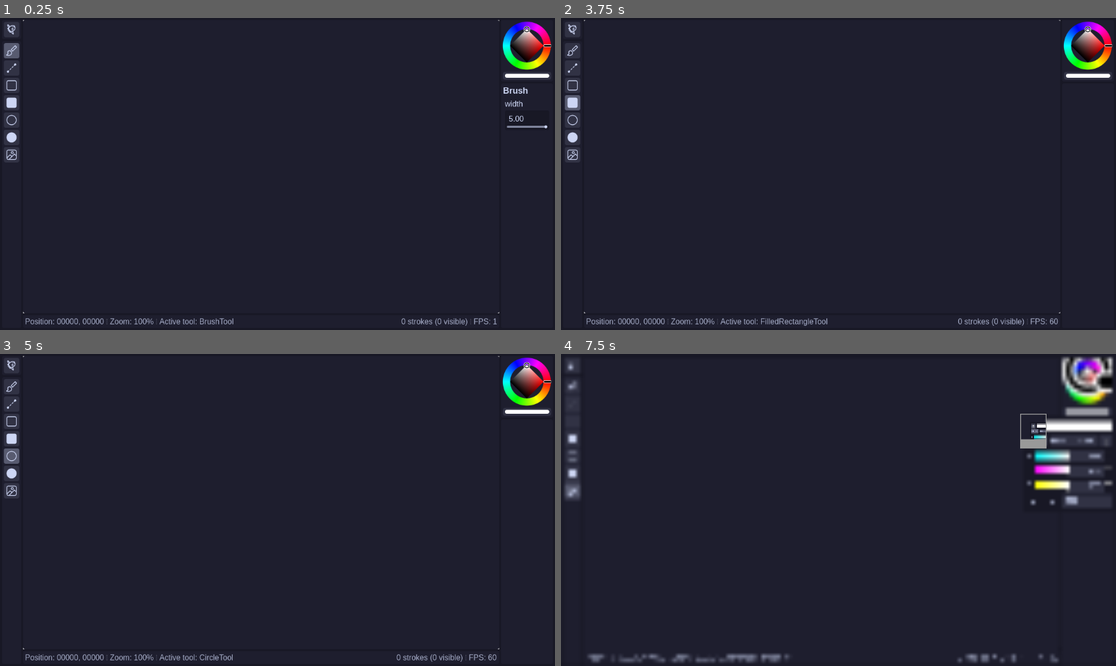
Above: before the commit, frames 1-4 (two rows, left to right).
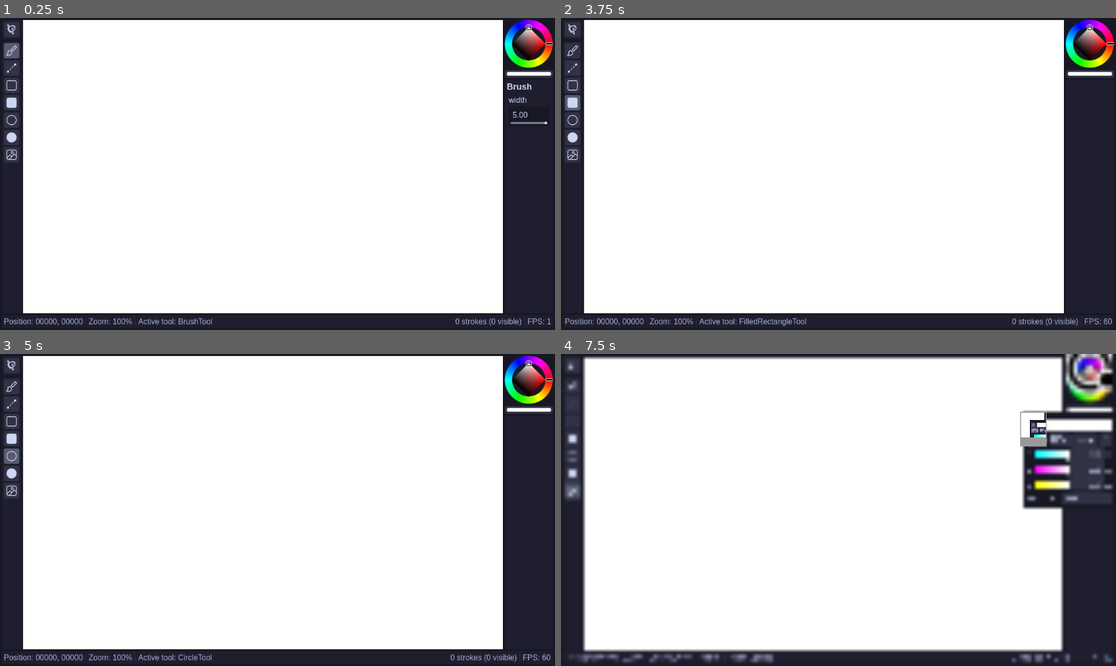
Above: after the commit, the same moments.

Repository: sockeye-d/sunfish
Game: Godot game, scene res://ui/main.tscn
Same seed, same stepped clock (60 frames per second), same inputs: the game is played once before the commit and once after it.
Inputs (mouse positions are in pixels of both pictures, inside the frame that each line leads up to; where the layout moved, square brackets give the same spot in the first picture):
- Up to frame 1 (0.25 s): no input
- Up to frame 2 (3.75 s): click (572, 30) at 0.5 s; click (572, 49) at 1.27 s; click (572, 67) at 2.02 s; click (572, 86) at 2.77 s; click (572, 102) at 3.52 s
- Up to frame 3 (5 s): click (11, 456) at 4.27 s
- Up to frame 4 (7.5 s): click (572, 472) at 5.02 s; click (572, 491) at 5.77 s; click (1088, 410) [1088, 413] at 6.5 s; click (1032, 425) at 7.25 s

The runs differ from the first frame. In frame 1, 83% of the frame differs, in the area x 0-100%, y 0-99%; in frame 2, 83%; in frame 3, 83%; in frame 4, 83%.

Commit message:
working on stuff

Diff:
--- /dev/null
+++ b/android.svg
@@ -0,0 +1,75 @@
+<?xml version="1.0" encoding="UTF-8" standalone="no"?>
+<!-- Created with Inkscape (http://www.inkscape.org/) -->
+
+<svg
+   width="108"
+   height="108"
+   viewBox="0 0 28.575 28.575"
+   version="1.1"
+   id="svg1"
+   xml:space="preserve"
+   sodipodi:docname="sunfish_android.svg"
+   inkscape:version="1.4.2 (ebf0e940d0, 2025-05-08)"
+   xmlns:inkscape="http://www.inkscape.org/namespaces/inkscape"
+   xmlns:sodipodi="http://sodipodi.sourceforge.net/DTD/sodipodi-0.dtd"
+   xmlns="http://www.w3.org/2000/svg"
+   xmlns:svg="http://www.w3.org/2000/svg"><sodipodi:namedview
+     id="namedview1"
+     pagecolor="#505050"
+     bordercolor="#ffffff"
+     borderopacity="1"
+     inkscape:showpageshadow="0"
+     inkscape:pageopacity="0"
+     inkscape:pagecheckerboard="1"
+     inkscape:deskcolor="#505050"
+     inkscape:zoom="7.0901933"
+     inkscape:cx="51.267995"
+     inkscape:cy="50.210196"
+     inkscape:window-width="2560"
+     inkscape:window-height="1404"
+     inkscape:window-x="0"
+     inkscape:window-y="0"
+     inkscape:window-maximized="1"
+     inkscape:current-layer="layer1" /><defs
+     id="defs1"><filter
+       id="selectable_hidder_filter"
+       width="1"
+       height="1"
+       x="0"
+       y="0"
+       style="color-interpolation-filters:sRGB"><feComposite
+         id="boolops_hidder_primitive"
+         result="composite1"
+         operator="arithmetic"
+         in2="SourceGraphic"
+         in="BackgroundImage"
+         k1="0"
+         k2="0"
+         k3="0"
+         k4="0" /></filter></defs><g
+     inkscape:groupmode="layer"
+     id="layer1"
+     inkscape:label="Layer 1"><g
+       id="g1"
+       transform="matrix(5.1973088,0,0,5.1973088,2.5979338,3.0946069)"><path
+         style="fill:none;fill-opacity:1;stroke:#ffffff;stroke-width:0.230289;stroke-linecap:round;stroke-linejoin:round;stroke-dasharray:none;stroke-opacity:1"
+         d="M 1.8209961,1.2194316 C 1.6171769,1.2452887 1.2942322,0.68593221 1.195276,0.68905071 c -0.098956,0.003119 -0.1614891,0.042338 -0.1420749,0.11734393 0.019414,0.075006 0.1888333,0.58898746 0.390108,0.77246356"
+         id="path22" /><path
+         style="fill:none;fill-opacity:1;stroke:#ffffff;stroke-width:0.230289;stroke-linecap:round;stroke-linejoin:round;stroke-dasharray:none;stroke-opacity:1"
+         d="M 3.438559,1.3903311 C 3.5593307,2.0436752 3.0976507,2.4056746 2.9743638,2.4768543 2.851077,2.548034 2.7468825,2.6124219 2.5560526,2.6634183 2.3652237,2.714416 2.2369032,2.7654886 2.1334443,2.8482339 1.9312741,2.7315339 1.3169109,2.2995013 1.4433089,1.5788584 1.6084731,1.5154857 1.7600967,1.3071943 1.8209958,1.2194319 1.9534836,1.1527996 2.411938,0.85391129 2.8551669,0.97511162 2.9642366,1.0049371 3.2477204,1.0313167 3.2477204,1.0313167 L 3.085202,1.3735441 Z"
+         id="path21" /><path
+         style="fill:none;fill-opacity:1;stroke:#ffffff;stroke-width:0.230289;stroke-linecap:round;stroke-linejoin:round;stroke-dasharray:none;stroke-opacity:1"
+         d="M 2.5967957,2.6519511 C 2.7835161,3.1539009 2.9510389,3.5007218 2.9143531,3.5751617 2.8776673,3.6496021 2.8123033,3.6247435 2.7705189,3.5919677 2.7287338,3.5591893 2.4395476,3.3506939 2.2510996,3.0440049 2.1907586,2.94581 2.1334469,2.8482318 2.1334469,2.8482318"
+         id="path23" /><path
+         style="fill:none;fill-opacity:1;stroke:#ffffff;stroke-width:0.230289;stroke-linecap:round;stroke-linejoin:round;stroke-dasharray:none;stroke-opacity:1"
+         d="M 1.3884971,1.6588141 C 0.9307572,1.6378509 1.0403033,2.130398 1.4532293,2.0371217 0.98914334,2.3488473 1.4468146,2.8668957 1.7921871,2.6114193 1.5039345,3.0598922 1.9574484,3.25843 2.1334473,2.8482318"
+         id="path24" /><circle
+         style="fill:#ffffff;fill-opacity:1;stroke:none;stroke-width:0.230289;stroke-linecap:round;stroke-linejoin:round;stroke-dasharray:none;stroke-opacity:1"
+         id="path25"
+         cx="-1.6396576"
+         cy="2.516737"
+         r="0.11514461"
+         transform="matrix(-0.8660254,0.5,0.5,0.8660254,0,0)" /><path
+         style="fill:none;fill-opacity:1;stroke:#ffffff;stroke-width:0.230289;stroke-linecap:round;stroke-linejoin:round;stroke-dasharray:none;stroke-opacity:1"
+         d="m 2.7843308,1.7735765 c -0.1313325,0.047925 -0.2195152,-0.00698 -0.3114162,0.080132 -0.09829,0.093172 -0.087291,0.1998167 -0.02371,0.2881631 0.1096649,0.1523812 0.2578344,-0.013714 0.3815342,-0.1101044"
+         id="path26" /></g></g></svg>
--- a/main_theme.tres
+++ b/main_theme.tres
@@ -163,9 +163,7 @@
 content_margin_top = 1.0
 content_margin_right = 0.0
 content_margin_bottom = 1.0
-bg_color = Color(0.19215687, 0.19607843, 0.26666668, 1)
-border_width_left = 4
-border_width_right = 4
+bg_color = Color(0.15490197, 0.15686275, 0.22352943, 1)
 border_color = Color(1, 1, 1, 0)
 corner_radius_top_left = 1
 corner_radius_top_right = 1
@@ -429,9 +427,7 @@
 content_margin_top = 0.0
 content_margin_right = 1.0
 content_margin_bottom = 0.0
-bg_color = Color(0.19215687, 0.19607843, 0.26666668, 1)
-border_width_top = 4
-border_width_bottom = 4
+bg_color = Color(0.15490197, 0.15686275, 0.22352943, 1)
 border_color = Color(1, 1, 1, 0)
 corner_radius_top_left = 1
 corner_radius_top_right = 1
--- a/plugins/dev/fishies/sunfish/BrushTool.gd
+++ b/plugins/dev/fishies/sunfish/BrushTool.gd
@@ -81,21 +81,21 @@
 			return
 		if points.size() >= 2:
 			var real_points: PackedVector2Array
-			real_points.resize(points.size() * 2)
+			real_points.resize(points.size() * 2 + 2)
 			var real_size: int = 0
 			var last_point: Vector2 = points[0]
 			for i in points.size() - 1:
-				if last_point.distance_squared_to(points[i]) < 16.0 / wb.draw_scale and (i != points.size() - 2 and real_points.size() % 2 == 0) and i != 0:
+				if last_point.distance_to(points[i]) < 4.0 / wb.draw_scale and (i != points.size() - 2 and real_points.size() % 2 == 0) and i != 0:
 					continue
-				real_size += 2
 				wb.draw_circle(last_point, real_width * 0.5, color)
 				real_points[real_size] = last_point
-				real_points[real_size + 1] = points[i + 1]
-				last_point = points[i + 1]
-			if real_points[-1] != points[-1]:
+				real_points[real_size + 1] = points[i]
+				last_point = points[i]
 				real_size += 2
+			if real_points[real_size] != points[-1]:
 				real_points[real_size] = last_point
 				real_points[real_size + 1] = points[-1]
+				real_size += 2
 			real_points.resize(real_size)
 			wb.draw_circle(points[-1], real_width * 0.5, color)
 			wb.draw_multiline(real_points, color, real_width)
--- a/plugins/dev/fishies/sunfish/ImageTool.gd
+++ b/plugins/dev/fishies/sunfish/ImageTool.gd
@@ -120,7 +120,6 @@
 		var el := ImageElement.new()
 		el.rect = data.rect
 		var image_data = data.image_data.decompress(data.image_data_length, FileAccess.COMPRESSION_ZSTD)
-		var new_image := Image.create_from_data(data.image_width, data.image_height, false, data.image_format, image_data)
-		new_image.generate_mipmaps()
+		var new_image := Image.create_from_data(data.image_width, data.image_height, true, data.image_format, image_data)
 		el.image = new_image
 		return el
--- /dev/null
+++ b/plugins/dev/fishies/sunfish/themes/Black.tres
@@ -0,0 +1,24 @@
+[gd_resource type="Resource" script_class="ThemeColors" load_steps=2 format=3 uid="uid://cpv23srtkvujm"]
+
+[ext_resource type="Script" uid="uid://54gqboo3cmcx" path="res://scripts/resources/theme_colors.gd" id="1_cwckk"]
+
+[resource]
+script = ExtResource("1_cwckk")
+background_0 = Color(0.05, 0.05, 0.05, 1)
+background_2 = Color(0.08, 0.08, 0.08, 1)
+surface = Color(0.15, 0.15, 0.15, 1)
+surface_hover = Color(0.2, 0.2, 0.2, 1)
+surface_press = Color(0.25, 0.25, 0.25, 1)
+overlay = Color(0.4, 0.4, 0.4, 1)
+overlay_hover = Color(0.45, 0.45, 0.45, 1)
+overlay_press = Color(0.5, 0.5, 0.5, 1)
+text = Color(1, 1, 1, 1)
+subtext = Color(0.75, 0.75, 0.75, 1)
+accent_0 = Color(0.79607844, 0.6509804, 0.96862745, 1)
+accent_1 = Color(0.5372549, 0.7058824, 0.98039216, 1)
+error = Color(0.9529412, 0.54509807, 0.65882355, 1)
+warning = Color(0.9764706, 0.8862745, 0.6862745, 1)
+success = Color(0.6509804, 0.8901961, 0.6313726, 1)
+id = "dev.fishies.sunfish.themes.Black"
+name = "Black"
+metadata/_custom_type_script = "uid://54gqboo3cmcx"
--- a/project.godot
+++ b/project.godot
@@ -18,10 +18,9 @@
 run/low_processor_mode=true
 boot_splash/fullsize=false
 boot_splash/image="uid://d0ovrms2e78nv"
-config/icon="uid://d0ovrms2e78nv"
+config/icon="uid://dnclcms20swyj"
 config/macos_native_icon="res://sunfish.icns"
 config/windows_native_icon="res://sunfish.ico"
-config/icon.android="uid://1iolvcrehtuo"
 boot_splash/image.android="uid://cpaseabjoyjv3"
 
 [autoload]
@@ -37,8 +36,11 @@
 window/subwindows/embed_subwindows=false
 window/per_pixel_transparency/allowed=true
 display_server/driver.linuxbsd="wayland"
-window/vsync/vsync_mode=0
 window/stretch/scale.mobile=3.0
+
+[gui]
+
+theme/custom="uid://6m1sumf80mct"
 
 [input]
 
@@ -62,6 +64,7 @@
 textures/canvas_textures/default_texture_filter=2
 renderer/rendering_method="mobile"
 textures/vram_compression/import_etc2_astc=true
+shader_compiler/shader_cache/enabled=false
 anti_aliasing/quality/msaa_2d=2
 environment/defaults/default_clear_color=Color(0.1764706, 0.1764706, 0.1764706, 1)
 
--- /dev/null
+++ b/scripts/autoload/convergent_ui.gd
@@ -0,0 +1,13 @@
+extends Node
+
+
+signal orientation_changed(new_orientation: Orientation)
+
+
+func _ready() -> void:
+	get_tree().root.size_changed.connect(_update)
+
+
+func _update() -> void:
+	var window_size := get_tree().root.size
+	orientation_changed.emit(HORIZONTAL if window_size.x > window_size.y else VERTICAL)
--- a/scripts/autoload/theme_manager.gd
+++ b/scripts/autoload/theme_manager.gd
@@ -38,15 +38,24 @@
 	get_tree().root.focus_exited.connect(func(): reload_theme())
 
 
+func unregister_theme(id: String) -> void: if id in themes: themes.erase(id)
+
+
 func register_theme(theme: ThemeColors) -> void:
 	themes[theme.id] = theme
+	for theme_key in themes:
+		if not is_instance_valid(themes[theme_key]):
+			themes.erase(theme_key)
 
 
 @warning_ignore_start("integer_division")
 func set_theme(new_theme: ThemeColors) -> void:
+	if active_theme and active_theme.changed.is_connected(reload_theme):
+		active_theme.changed.disconnect(reload_theme)
 	active_theme = new_theme
+	active_theme.changed.connect(reload_theme)
 	var theme: ThemeColors = new_theme.duplicate(true)
-	if not get_tree().root.has_focus():
+	if not get_tree().root.has_focus() and not Engine.is_editor_hint():
 		# hehe
 		theme.background_1 = theme.background_0
 	get_tree().root.theme = theme_res
@@ -146,8 +155,8 @@
 	theme_res.set_stylebox("grabber_pressed", "VScrollBar", new_flat(theme.overlay_press, [base_spacing / 2], [base_spacing / 2, 0]))
 	theme_res.set_stylebox("scroll", "VScrollBar", new_flat(theme.surface, [base_spacing / 2], [base_spacing / 2, 0]))
 
-	theme_res.set_stylebox("separator", "VSeparator", new_flat(theme.surface, [base_spacing / 4], [base_spacing / 4, 0], [0, base_spacing]))
-	theme_res.set_stylebox("separator", "HSeparator", new_flat(theme.surface, [base_spacing / 4], [0, base_spacing / 4], [base_spacing, 0]))
+	theme_res.set_stylebox("separator", "VSeparator", new_flat(theme.surface.lerp(theme.background_0, 0.5), [1], [1, 0], [0, 0]))
+	theme_res.set_stylebox("separator", "HSeparator", new_flat(theme.surface.lerp(theme.background_0, 0.5), [1], [0, 1], [0, 0]))
 
 	for prop in theme_res.get_property_list():
 		if prop.class_name == "Texture2D":
--- a/scripts/plugin_manager.gd
+++ b/scripts/plugin_manager.gd
@@ -7,7 +7,8 @@
 
 static func scan_plugins(path := PLUGIN_PREFIX) -> void:
 	for resource in ResourceLoader.list_directory(path):
+		var full_path := path.path_join(resource)
 		if resource.ends_with("/"):
-			scan_plugins(path.path_join(resource))
+			scan_plugins(full_path)
 		else:
-			load(path.path_join(resource))
+			load(full_path)
--- a/scripts/resources/theme_colors.gd
+++ b/scripts/resources/theme_colors.gd
@@ -44,6 +44,7 @@
 ## The reverse-DNS identifier of this theme
 @export var id: String:
 	set(value):
+		ThemeManager.unregister_theme(id)
 		id = value
 		ThemeManager.register_theme(self)
 
--- a/scripts/slider_combo.gd
+++ b/scripts/slider_combo.gd
@@ -180,8 +180,10 @@
 			if not e.pressed and dragging_state == DraggingStates.DRAGGING:
 				dragging_state = DraggingStates.NONE
 				line_edit.editable = true
-				Input.mouse_mode = Input.MOUSE_MODE_VISIBLE
-				Input.warp_mouse(drag_mouse_pos)
+				#print("warping to ", drag_mouse_pos)
+				#Input.mouse_mode = Input.MOUSE_MODE_HIDDEN
+				#DisplayServer.warp_mouse(Vector2i.ZERO)
+				#Input.mouse_mode = Input.MOUSE_MODE_VISIBLE
 				changed_ended.emit()
 
 		if event is InputEventMouseMotion:
@@ -190,7 +192,7 @@
 			if e.button_mask & MOUSE_BUTTON_MASK_LEFT and abs(e.global_position.x - drag_mouse_pos.x) > mouse_threshold and dragging_state == DraggingStates.CLICKED:
 				dragging_state = DraggingStates.DRAGGING
 				drag_mouse_pos = e.global_position
-				Input.mouse_mode = Input.MOUSE_MODE_CAPTURED
+				#Input.mouse_mode = Input.MOUSE_MODE_CONFINED_HIDDEN
 				line_edit.editable = false
 				changed_begun.emit()
 
--- a/ui/main.gd
+++ b/ui/main.gd
@@ -2,6 +2,7 @@
 extends Control
 
 const SUNFISH = preload("uid://d0ovrms2e78nv")
+const ANDROID = preload("res://android.png")
 
 @onready var container: Control = %MarginContainer
 
@@ -17,9 +18,7 @@
 @export var current_theme: String:
 	set(value):
 		current_theme = value
-		if current_theme in ThemeManager.themes:
-			ThemeManager.set_theme_id(current_theme)
-			propagate_notification(NOTIFICATION_THEME_CHANGED)
+		update_theme.call_deferred()
 
 func _validate_property(property: Dictionary) -> void:
 	if property.name == "current_theme":
@@ -28,6 +27,7 @@
 
 
 func _ready() -> void:
+	Input.use_accumulated_input = false
 	if OS.has_feature("mobile"):
 		var safe_area := Rect2(DisplayServer.get_display_safe_area())
 		var display_area := Vector2(DisplayServer.screen_get_size())
@@ -35,11 +35,18 @@
 		container.offset_top = (safe_area.position.y) / get_tree().root.content_scale_factor
 		container.offset_right = (display_area.x - safe_area.size.x - safe_area.position.x) / get_tree().root.content_scale_factor
 		container.offset_bottom = (display_area.y - safe_area.size.y - safe_area.position.y) / get_tree().root.content_scale_factor
-
-		print("container.offset_left  : ", container.offset_left)
-		print("container.offset_top   : ", container.offset_top)
-		print("container.offset_right : ", container.offset_right)
-		print("container.offset_bottom: ", container.offset_bottom)
 	PluginManager.scan_plugins()
 	ThemeManager.background_color_changed.connect(func(color: Color): self.color = color)
 	current_theme = current_theme
+
+
+func _process(delta: float) -> void:
+	if DisplayServer.has_feature(DisplayServer.FEATURE_VIRTUAL_KEYBOARD):
+		container.offset_bottom = -DisplayServer.virtual_keyboard_get_height() / get_tree().root.content_scale_factor
+
+
+func update_theme() -> void:
+	print("hi")
+	if current_theme in ThemeManager.themes:
+		ThemeManager.set_theme_id(current_theme)
+		propagate_notification(NOTIFICATION_THEME_CHANGED)
--- a/ui/main.tscn
+++ b/ui/main.tscn
@@ -30,73 +30,65 @@
 [node name="VBoxContainer" type="VBoxContainer" parent="MarginContainer"]
 layout_mode = 2
 
-[node name="HBoxContainer" type="HBoxContainer" parent="MarginContainer/VBoxContainer"]
+[node name="BoxContainer" type="BoxContainer" parent="MarginContainer/VBoxContainer"]
 layout_mode = 2
 size_flags_vertical = 3
 
-[node name="VBoxContainer" type="VBoxContainer" parent="MarginContainer/VBoxContainer/HBoxContainer"]
+[node name="VBoxContainer" type="VBoxContainer" parent="MarginContainer/VBoxContainer/BoxContainer"]
 layout_mode = 2
 size_flags_horizontal = 0
 
-[node name="PanelContainer2" type="PanelContainer" parent="MarginContainer/VBoxContainer/HBoxContainer/VBoxContainer"]
+[node name="PanelContainer2" type="PanelContainer" parent="MarginContainer/VBoxContainer/BoxContainer/VBoxContainer"]
 layout_mode = 2
 
-[node name="MainMenu" parent="MarginContainer/VBoxContainer/HBoxContainer/VBoxContainer/PanelContainer2" instance=ExtResource("2_fc3ap")]
+[node name="MainMenu" parent="MarginContainer/VBoxContainer/BoxContainer/VBoxContainer/PanelContainer2" instance=ExtResource("2_fc3ap")]
 layout_mode = 2
 
-[node name="PanelContainer" type="PanelContainer" parent="MarginContainer/VBoxContainer/HBoxContainer/VBoxContainer"]
+[node name="PanelContainer" type="PanelContainer" parent="MarginContainer/VBoxContainer/BoxContainer/VBoxContainer"]
 layout_mode = 2
 size_flags_horizontal = 0
 size_flags_vertical = 3
 
-[node name="ToolContainer" parent="MarginContainer/VBoxContainer/HBoxContainer/VBoxContainer/PanelContainer" node_paths=PackedStringArray("whiteboard") instance=ExtResource("1_t6oic")]
+[node name="ToolContainer" parent="MarginContainer/VBoxContainer/BoxContainer/VBoxContainer/PanelContainer" node_paths=PackedStringArray("whiteboard") instance=ExtResource("1_t6oic")]
 layout_mode = 2
 whiteboard = NodePath("../../../SplitContainer/VBoxContainer/Whiteboard")
 
-[node name="SplitContainer" type="HBoxContainer" parent="MarginContainer/VBoxContainer/HBoxContainer"]
+[node name="SplitContainer" type="HBoxContainer" parent="MarginContainer/VBoxContainer/BoxContainer"]
 layout_mode = 2
 size_flags_horizontal = 3
 
-[node name="VBoxContainer" type="VBoxContainer" parent="MarginContainer/VBoxContainer/HBoxContainer/SplitContainer"]
+[node name="VBoxContainer" type="VBoxContainer" parent="MarginContainer/VBoxContainer/BoxContainer/SplitContainer"]
 layout_mode = 2
 size_flags_horizontal = 3
 
-[node name="Whiteboard" type="Control" parent="MarginContainer/VBoxContainer/HBoxContainer/SplitContainer/VBoxContainer" node_paths=PackedStringArray("color_picker")]
+[node name="Whiteboard" type="Control" parent="MarginContainer/VBoxContainer/BoxContainer/SplitContainer/VBoxContainer" node_paths=PackedStringArray("color_picker")]
 clip_contents = true
 layout_mode = 2
 size_flags_horizontal = 3
 size_flags_vertical = 3
 focus_mode = 2
 script = ExtResource("1_ig7tw")
-color_picker = NodePath("../../SplitContainer/ColorContainer/NiceColorPicker")
+color_picker = NodePath("../../SplitContainer/NiceColorPicker")
 metadata/_custom_type_script = "uid://byygqcqk1nokj"
 
-[node name="MarginContainer" type="PanelContainer" parent="MarginContainer/VBoxContainer/HBoxContainer/SplitContainer/VBoxContainer"]
-layout_mode = 2
-mouse_filter = 2
-
-[node name="StatusBox" parent="MarginContainer/VBoxContainer/HBoxContainer/SplitContainer/VBoxContainer/MarginContainer" node_paths=PackedStringArray("whiteboard") instance=ExtResource("3_t6oic")]
-layout_mode = 2
-size_flags_vertical = 8
-whiteboard = NodePath("../../Whiteboard")
-
-[node name="SplitContainer" type="VBoxContainer" parent="MarginContainer/VBoxContainer/HBoxContainer/SplitContainer"]
+[node name="SplitContainer" type="VBoxContainer" parent="MarginContainer/VBoxContainer/BoxContainer/SplitContainer"]
 layout_mode = 2
 
-[node name="ColorContainer" type="PanelContainer" parent="MarginContainer/VBoxContainer/HBoxContainer/SplitContainer/SplitContainer"]
-layout_mode = 2
-
-[node name="NiceColorPicker" type="VBoxContainer" parent="MarginContainer/VBoxContainer/HBoxContainer/SplitContainer/SplitContainer/ColorContainer"]
+[node name="NiceColorPicker" type="VBoxContainer" parent="MarginContainer/VBoxContainer/BoxContainer/SplitContainer/SplitContainer"]
 layout_mode = 2
 script = ExtResource("3_loxbi")
 color = Color(1, 1, 1, 1)
 metadata/_custom_type_script = "uid://bwc2gp0rut4nn"
 
-[node name="Inspector" parent="MarginContainer/VBoxContainer/HBoxContainer/SplitContainer/SplitContainer" node_paths=PackedStringArray("whiteboard") instance=ExtResource("7_06s8x")]
+[node name="Inspector" parent="MarginContainer/VBoxContainer/BoxContainer/SplitContainer/SplitContainer" node_paths=PackedStringArray("whiteboard") instance=ExtResource("7_06s8x")]
 layout_mode = 2
 whiteboard = NodePath("../../VBoxContainer/Whiteboard")
 
-[node name="LayerContainer" type="PanelContainer" parent="MarginContainer/VBoxContainer/HBoxContainer/SplitContainer/SplitContainer"]
-visible = false
+[node name="PanelContainer" type="PanelContainer" parent="MarginContainer/VBoxContainer"]
 layout_mode = 2
-size_flags_vertical = 3
+mouse_filter = 2
+
+[node name="StatusBox" parent="MarginContainer/VBoxContainer/PanelContainer" node_paths=PackedStringArray("whiteboard") instance=ExtResource("3_t6oic")]
+layout_mode = 2
+size_flags_vertical = 8
+whiteboard = NodePath("../../BoxContainer/SplitContainer/VBoxContainer/Whiteboard")
--- a/ui/whiteboard/whiteboard.gd
+++ b/ui/whiteboard/whiteboard.gd
@@ -46,7 +46,6 @@
 	background = Panel.new()
 	background.show_behind_parent = true
 	background.clip_contents = true
-	#background.clip_children = CanvasItem.CLIP_CHILDREN_AND_DRAW
 	background.mouse_behavior_recursive = Control.MOUSE_BEHAVIOR_DISABLED
 	background.set_anchors_and_offsets_preset(Control.PRESET_FULL_RECT)
 	add_child(background)
@@ -57,7 +56,6 @@
 	background_shader = ColorRect.new()
 	background_shader.set_anchors_and_offsets_preset(Control.PRESET_FULL_RECT)
 	background_shader.material = mat
-	background_shader.show_behind_parent = true
 	background.add_child(background_shader)
 
 	preview = PreviewControl.new()
@@ -73,6 +71,8 @@
 	)
 
 	focus_mode = Control.FOCUS_ALL
+
+	theme_changed.connect(func(): if ThemeManager.active_theme: mat.set_shader_parameter("text_color", ThemeManager.active_theme.text))
 
 
 func _ready() -> void:
--- a/ui/whiteboard/whiteboard_background.gdshader
+++ b/ui/whiteboard/whiteboard_background.gdshader
@@ -1,6 +1,7 @@
 shader_type canvas_item;
 
 uniform mat3 xform;
+uniform vec4 text_color;
 
 global uniform float ui_scale;
 
@@ -16,8 +17,8 @@
 	float ui_pixel = pixel * ui_scale;
 
 	COLOR = vec4(
-		vec3(1),
-		smoothstep(aa_pixel, 0.0, length(fract(uv) - 0.5) - ui_pixel) * smoothstep(0.15, 0.03, pixel) * smoothstep(0.0015, 0.005, pixel) * 0.1
+		text_color.rgb,
+		smoothstep(aa_pixel, 0.0, length(fract(uv) - 0.5) - ui_pixel) * smoothstep(0.15, 0.03, pixel) * smoothstep(0.0015, 0.005, pixel) * 0.25
 	);
 }
 
Not shown, added: android.svg.import
Binary file changed: android_432dp.png
Not shown, changed: export_presets.cfg
Not shown, added: scripts/autoload/convergent_ui.gd.uid
Binary file changed: sunfish.ico
Binary file changed: sunfish.png
Not shown, changed: generate_ico.nu
Not shown, changed: sunfish.icns
